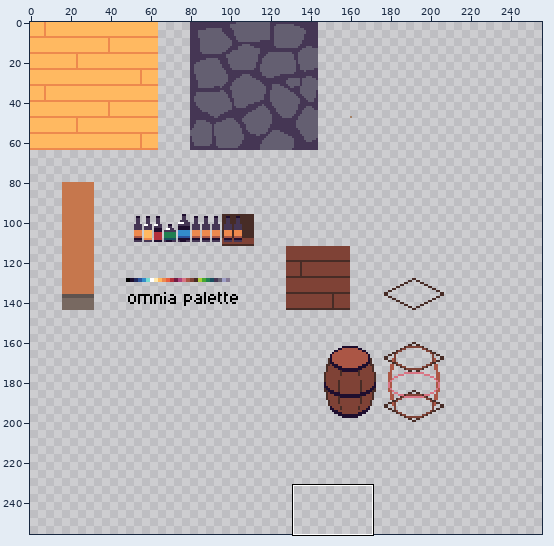
Pixel-art file, stored at Assets/Textures/Terrains/Workspace.aseprite. Above, an overview of the earlier version with the close-up marked.
Close-up. Before:
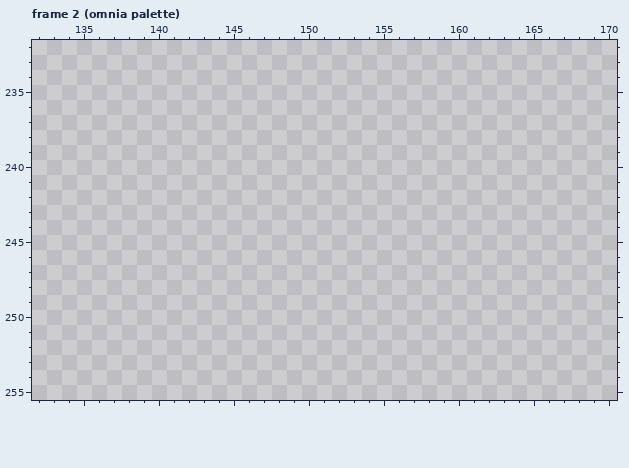
256x256 pixels, 2 frames. Colours within 5 levels of each other are drawn and written as one. Shown: frame 2 (omnia palette): x 132..170, y 232..255. The commit also changed other frames or places, which this record leaves out.
Now the later version:
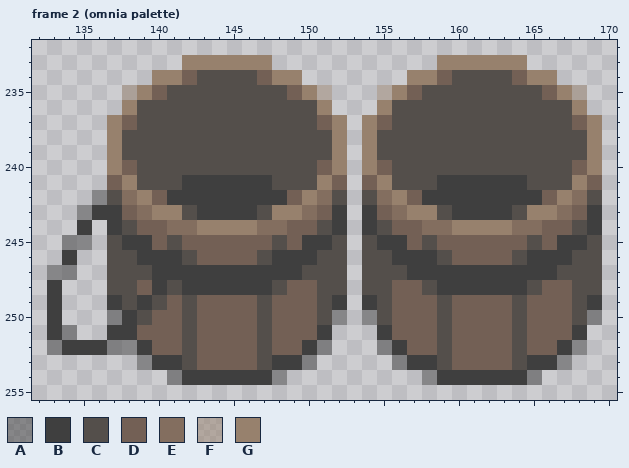
Palette (. is transparent): A #3f3f3f7f  B #3f3f3f  C #544f4b  D #736055  E #836e5f  F #97816d7f  G #97816d
Diff:
--- frame 2 (omnia palette)
@@ x 132..170 @@
 232 .......................................
-233 .......................................
-234 .......................................
-235 .......................................
-236 .......................................
-237 .......................................
-238 .......................................
-239 .......................................
-240 .......................................
-241 .......................................
-242 .......................................
-243 .......................................
-244 .......................................
-245 .......................................
-246 .......................................
-247 .......................................
-248 .......................................
-249 .......................................
-250 .......................................
-251 .......................................
-252 .......................................
-253 .......................................
-254 .......................................
+233 ..........GGGGGG...........GGGGGG......
+234 ........GGDCCCCDGG.......GGDCCCCDGG....
+235 ......FGDCCCCCCCCDGF...FGDCCCCCCCCDGF..
+236 ......GCCCCCCCCCCCCG...GCCCCCCCCCCCCG..
+237 .....GDCCCCCCCCCCCCDG.GDCCCCCCCCCCCCDG.
+238 .....GCCCCCCCCCCCCCCG.GCCCCCCCCCCCCCCG.
+239 .....GCCCCCCCCCCCCCCG.GCCCCCCCCCCCCCCG.
+240 .....GDCCCCCCCCCCCCDG.GDCCCCCCCCCCCCDG.
+241 .....DGCCCBBBBBBCCCGD.DGCCCBBBBBBCCCGD.
+242 ....ACEGDBBBBBBBBDGEC.CEGDBBBBBBBBDGEC.
+243 ...ABBDEGGCBBBBCGGEDB.BDEGGCBBBBCGGEDB.
+244 ...B.BCDDEEGGGGEEDDCB.BCDDEEGGGGEEDDCB.
+245 ..AA.CBBDCDDDDDDCDBBC.CBBDCDDDDDDCDBBC.
+246 ..B..CCBBBCDDDDCBBBCC.CCBBBCDDDDCBBBCC.
+247 .AA..CCCBBBBBBBBBBCCC.CCCBBBBBBBBBBCCC.
+248 .B...CCDBCBBBBBBCDDCC.CCDDCBBBBBBCDDCC.
+249 .B...BCBCDCDDDDCDDDCB.BCDDDCDDDDCDDDCB.
+250 .B...ABCDDCDDDDCDDDCA.ACDDDCDDDDCDDDCA.
+251 .BA..BBDDDCDDDDCDDDB...BDDDCDDDDCDDDB..
+252 .ABBBAABDDCDDDDCDDBA...ABDDCDDDDCDDBA..
+253 .......ABBCDDDDCBBA.....ABBCDDDDCBBA...
+254 .........ABBBBBBA.........ABBBBBBA.....
 255 .......................................
